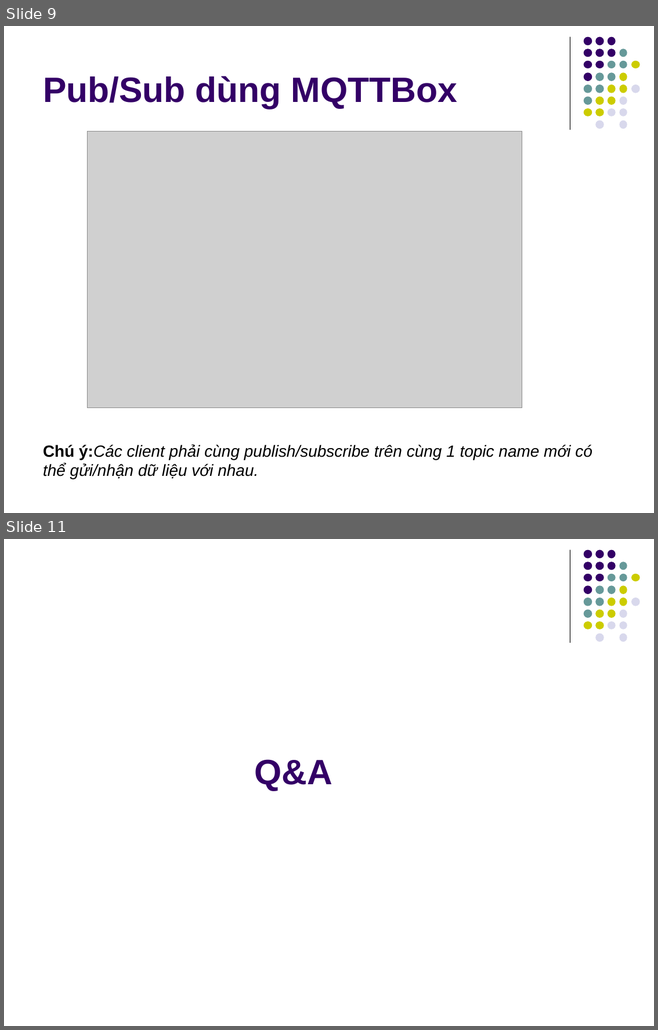
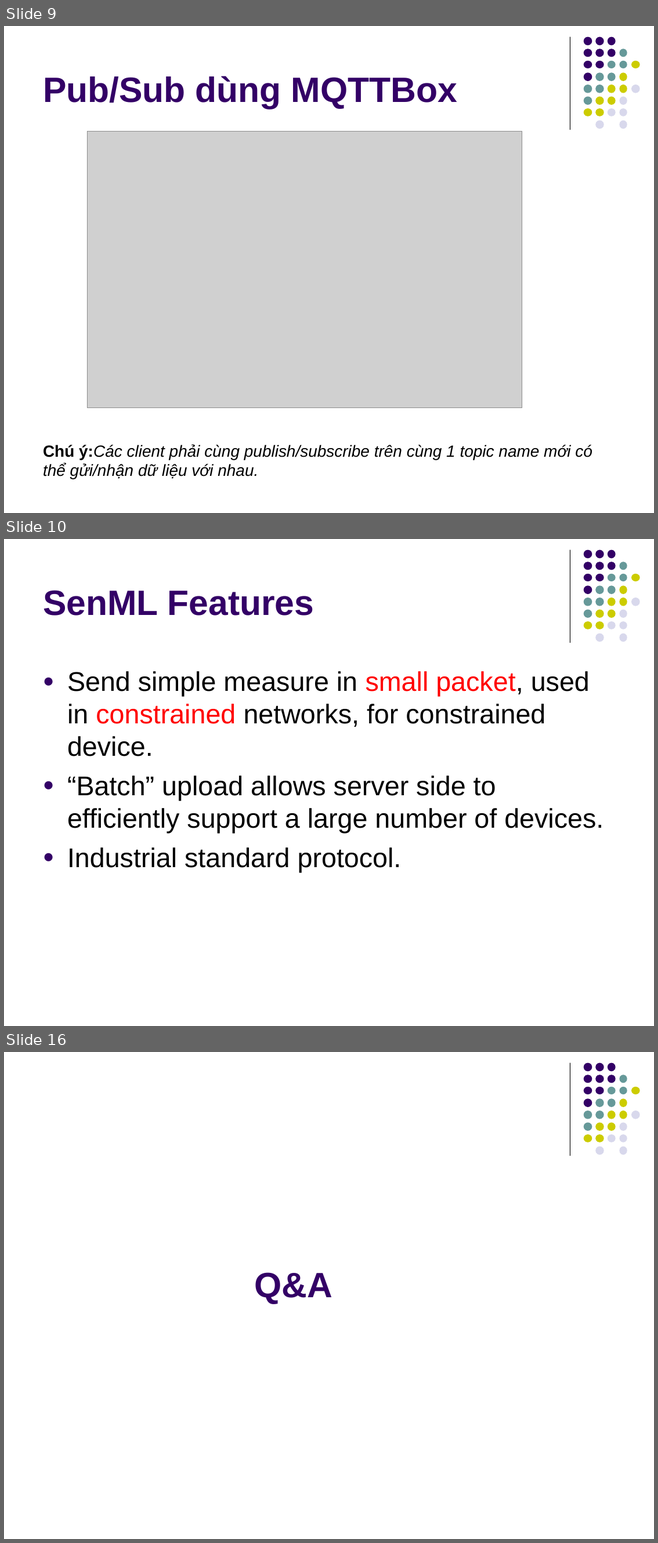
Before and after one commit to kmtekvn/hi-tech, a slide deck: slides/Buổi 4 - Giao tiếp MQTT.ppt. Shown one above the other, each under a label of ours: slides 9 and 11 before the commit, slides 9, 10 and 16 after it; the slides between them are not shown. The pictures are 658x1030 and 658x1543 pixels, drawn with LibreOffice and Linux fonts; fonts in the diff are those of the drawing; grey boxes stand for pictures. Boxes give left, top, right and bottom in pixels: in the first picture for what was removed or moved away, otherwise in the second. Text is boxed around its words. In the diff, an @@ line names an element or a change of style, - is before the commit and + after.

```diff
--- a/slides/Buổi 4 - Giao tiếp MQTT.ppt
+++ b/slides/Buổi 4 - Giao tiếp MQTT.ppt
@@ slide 10 added at bbox=[4, 539, 654, 1026], background #FFFFFF; not listed: 32 template elements that a slide beside it also shows @@
@@ title added at bbox=[43, 590, 314, 616], 39 pt, text #330066, bold @@
+SenML Features
@@ text added at bbox=[67, 671, 603, 873], 30 pt, text #000000 @@
+● Send simple measure in small packet, used in constrained networks, for constrained device.
+● “Batch” upload allows server side to efficiently support a large number of devices.
+● Industrial standard protocol.
@@ what was slide 11 is now slide 16 @@
```
Also in this commit, not shown: 1 slide changed, 4 other slides added, 6 other files.
